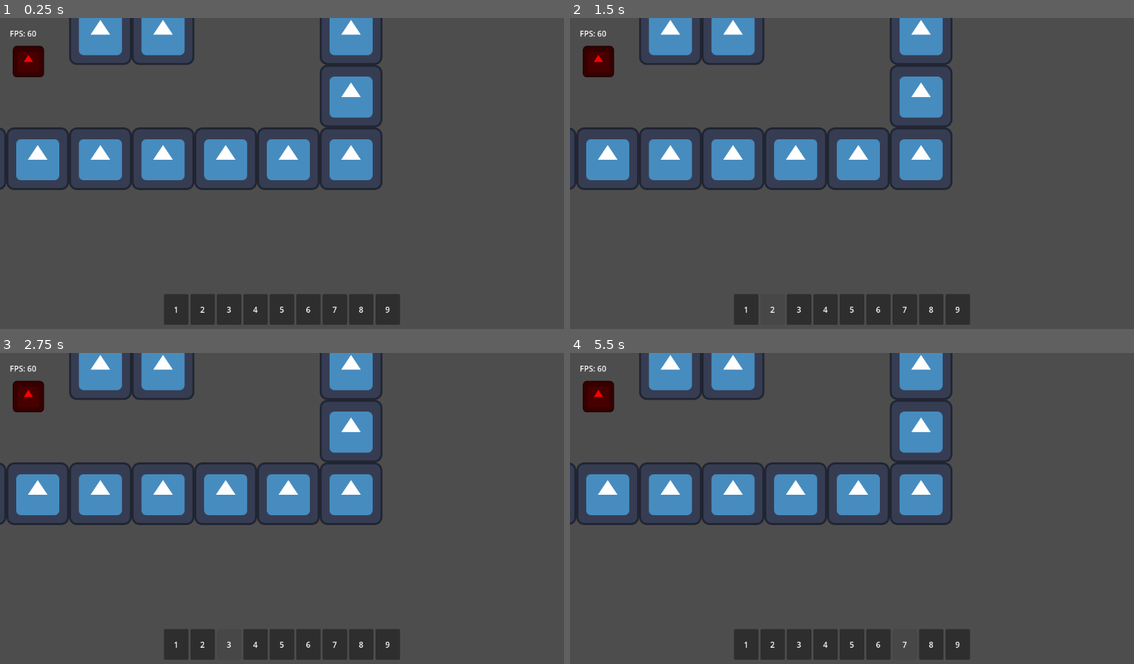
Above: before the commit, frames 1-4 (two rows, left to right).
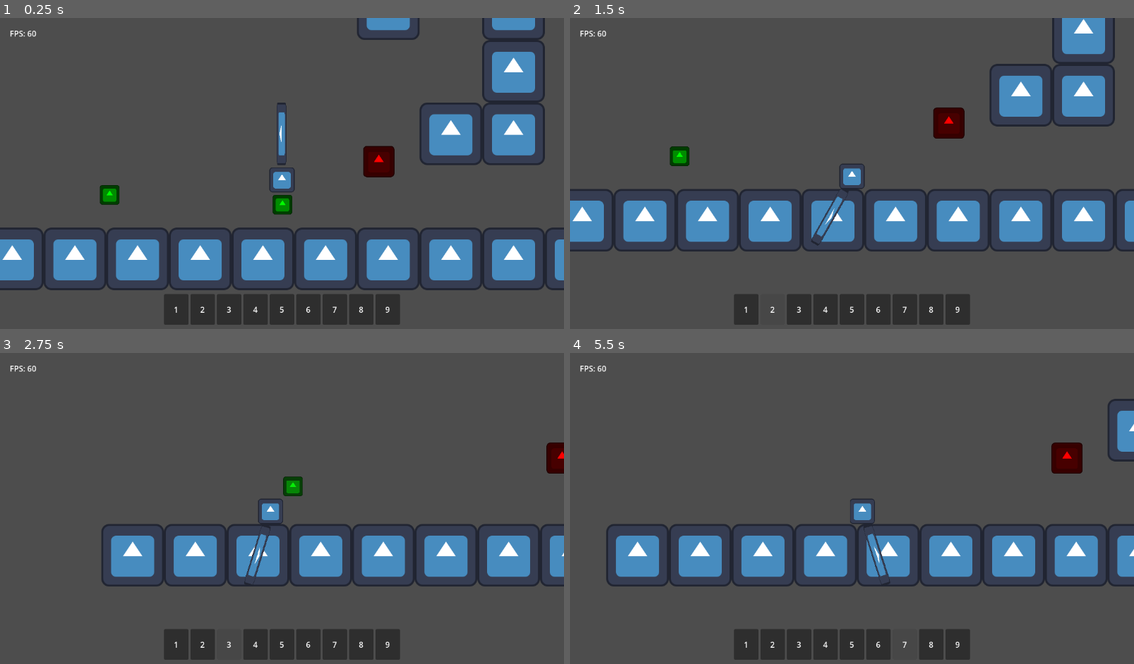
Above: after the commit, the same moments.

Repository: TheHumanMRP/RPG-Life-Tracker
Game: Godot game, scene res://Folders/Systems/Main/Scenes/main_scene.tscn
The game is run twice, just before and just after one commit, with the same random seed, the same clock (stepped at 60 frames per second) and the same inputs. The engine's default icon, where the game draws it, is replaced by a stand-in: a white triangle on a blue panel in a dark square.
Inputs (mouse positions are in pixels of both pictures, inside the frame that each line leads up to):
- Up to frame 1 (0.25 s): no input
- Up to frame 2 (1.5 s): drag from (744, 310) to (908, 108) at 0.52 s; drag from (773, 310) to (823, 238) at 1.27 s
- Up to frame 3 (2.75 s): tap Enter at 2 s; move the mouse to (231, 645) at 2.02 s; hold A (move_left) from 2.03 s (still down); tap E (equip_item) at 2.1 s; click (231, 645) at 2.17 s
- Up to frame 4 (5.5 s): release A (move_left) at 2.75 s; drag from (823, 645) to (682, 464) at 2.77 s; drag from (852, 645) to (880, 511) at 3.52 s; tap R (respawn) at 4.25, 5 s; drag from (880, 645) to (767, 430) at 4.27 s; move the mouse to (902, 645) at 5.02 s; hold D (move_right) from 5.03 s (still down); tap T (add_test_sword) at 5.1 s; click (902, 645) at 5.17 s

The runs differ from the first frame. In frame 1, 30% of the frame differs, in the area x 0-100%, y 0-88%; in frame 2, 28%; in frame 3, 23%; in frame 4, 25%.
Error before the commit: Parse Error: Too few arguments for "setup()" call. Expected at least 2 but received 0. (res://Folders/Systems/Player/player.gd:50)
Error after the commit: Invalid call. Nonexistent function 'reset' in base 'Nil'. (res://Folders/Systems/Player/player.gd:73)

Commit message:
Auto commit at 2026-08-08 18:43:12

Diff:
--- a/Folders/Systems/Player/player.gd
+++ b/Folders/Systems/Player/player.gd
@@ -47,7 +47,11 @@
 	inventory_logic_component = InventoryLogicComponent.new()
 	respawn_manager_component = RespawnManagerComponent.new()
 
-	health_component.setup()
+	var player_max_health: int = InfoGetter.get_player_max_health()
+
+	health_component.setup(player_max_health, "Player")
+
+	inventory_logic_component.setup("player")
 
 func _process(delta: float) -> void:
 	sword.rotate(0.01)
